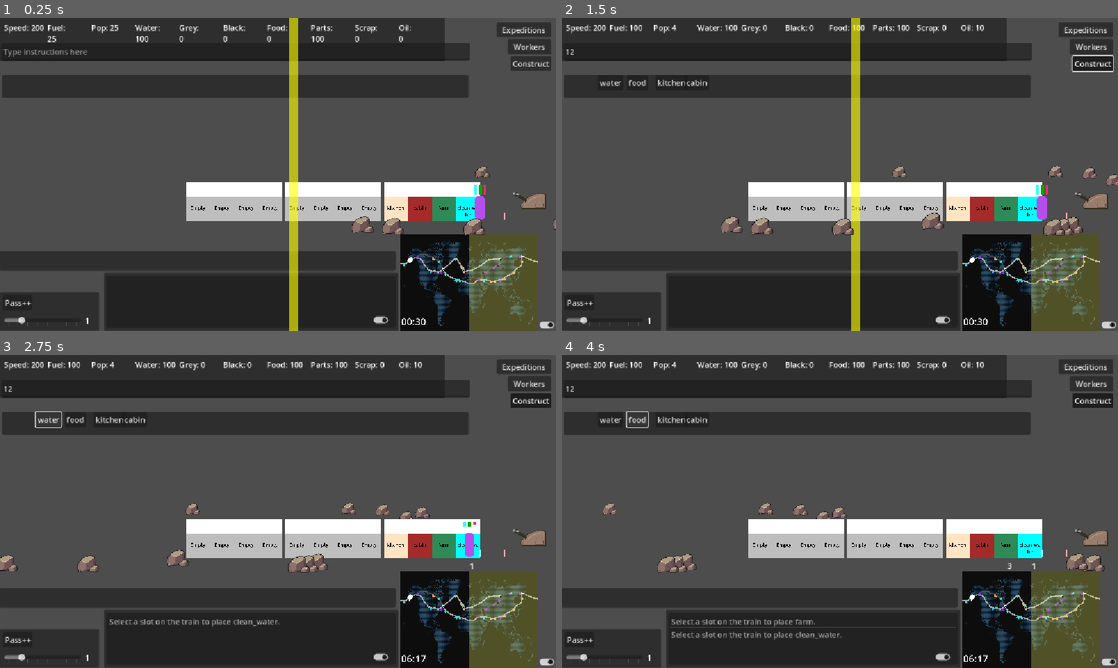
Above: before the commit, frames 1-4 (two rows, left to right).
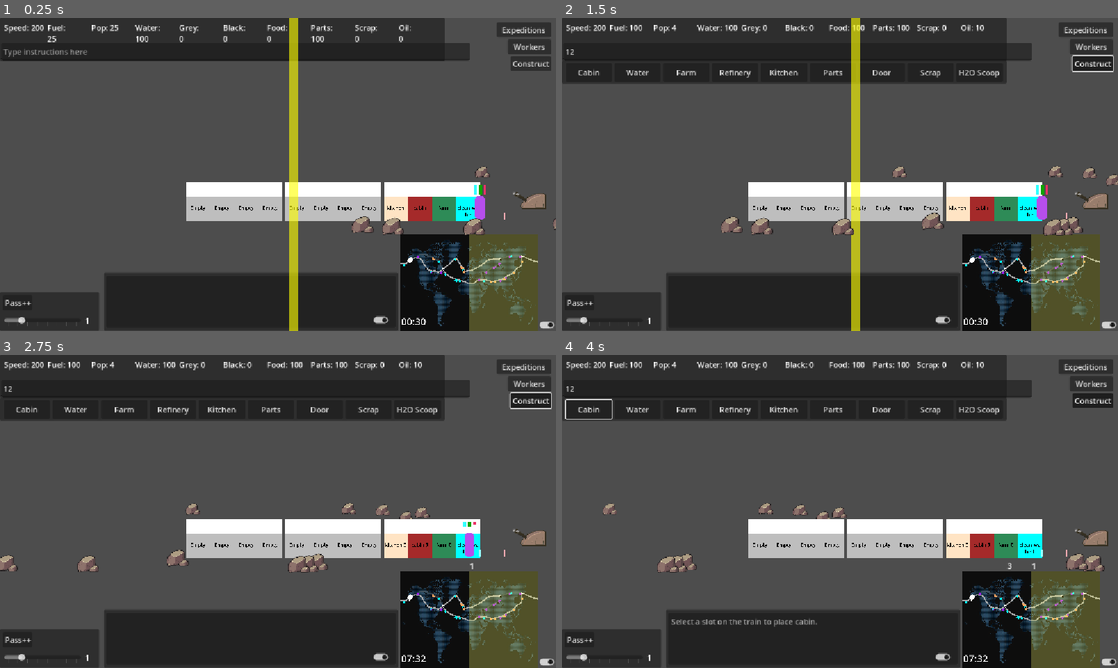
Above: after the commit, the same moments.

Repository: Sphinx111/ed_and_morgs_train_builder
Game: Godot game, scene res://Scenes/traincar.tscn
Same seed, same stepped clock (60 frames per second), same inputs: the game is played once before the commit and once after it.
Inputs (mouse positions are in pixels of both pictures, inside the frame that each line leads up to):
- Up to frame 1 (0.25 s): no input
- Up to frame 2 (1.5 s): click (795, 52) at 0.52 s; type "12" at 0.6 s; click "Construct" at 1.25 s
- Up to frame 3 (2.75 s): click (50, 420) at 2 s, where only the run before the commit has a clickable "water"
- Up to frame 4 (4 s): click (589, 408) at 2.75 s, where only the run after the commit has a clickable "Cabin"; click (639, 420) at 3.5 s, where only the run before the commit has a clickable "food"

The runs differ from the first frame. In frame 1, 10% of the frame differs, in the area x 0-85%, y 18-81%; in frame 2, 11%; in frame 3, 12%; in frame 4, 12%, in the area x 0-85%, y 13-98%.

Commit message:
Adjusting speed values for testing. Adding adjacency Bonuses
Adjusting speed of sun and scrap_arm collection speeds.
Morgue adding adjacency bonuses feature.
Bugfix for click-to-place modules.

Co-Authored-By: Morgan Dorian Trias <3975514+MorgueXIIV@users.noreply.github.com>

Diff:
--- a/Globals.gd
+++ b/Globals.gd
@@ -5,6 +5,9 @@
 const display_width = 1400 #1152
 const display_height = 648
 const resource_panel_width_percent : float = 80.0
+const resource_panel_height : float = 89.0
+const construction_panel_width_percent : float = 80.0
+const construction_panel_height : float = 47.0
 var game_tick : int = 0
 const tick_duration : float = 2.0
 
--- a/Helpers.gd
+++ b/Helpers.gd
@@ -47,7 +47,8 @@
 	if Globals.train_direction > 0: result = result * -1
 	return result
 
-## get a trainpost [carNum, moduleNum] from a local position (Vector2)
+## get a trainpos [carNum, moduleNum] from a local position (Vector2).
+## Position must be relative to PassengersManager, not the Train root node.
 func get_trainpos_from_coords(localPos : Vector2) -> Array[int]:
 	var offset_from_start : float = 0
 	offset_from_start = localPos.x
--- a/MapHandler.gd
+++ b/MapHandler.gd
@@ -14,7 +14,7 @@
 var sunradius : float = 512.0
 var sun_path_length : float = 2048.0
 var map_width : float = 1024.0
-var sunspeed : float = 1.2
+var sunspeed : float = 1.0
 
 func _ready():
 	mainRoute = get_node("MainRoute")
--- a/Modules/Producers/ProductionProvider.gd
+++ b/Modules/Producers/ProductionProvider.gd
@@ -16,7 +16,7 @@
 var inputType1 : String = ""	## Type of resource required to produce
 var input1_needed : float = 0.0     ## Amount of input type 1 to begin a production cycle
 var input1_from_map : bool = false  ## true if resource is taken from world map instead of train
-var max_speed : float = -1         ## If train speed is above this value, module does not produce
+var max_speed : float = 110         ## If train speed is above this value, module does not produce
 
 var inputType2 : String = ""	## Only set this if there is an inputType1
 var input2_needed : float = 0.0     ## Amount of input type 2 to begin a production cycle
--- a/Scenes/construction_panel.gd
+++ b/Scenes/construction_panel.gd
@@ -4,33 +4,69 @@
 
 signal placement_requested(module_type: String)
 
-const MODULE_TYPE_ALIASES: Dictionary = {
-	"water": "clean_water",
-	"food": "farm",
-	"kitchen": "kitchen",
-	"cabin": "cabin",
+const MODULE_DISPLAY_LABELS: Dictionary[String, String] = {
+	"clean_water": "Water",
+	"mech_parts": "Parts",
+	"farm": "Farm",
+	"scrap_arm": "Scrap",
+	"kitchen": "Kitchen",
+	"cabin": "Cabin",
+	"passenger_door": "Door",
+	"water_collector": "H2O Scoop",
+	"fuel_refinery": "Refinery",
 }
 
-var buttons: Array[Button] = []
+@onready var _module_buttons: HBoxContainer = $ModuleButtons
+
+var _buttons: Array[Button] = []
+
+
+func _ready() -> void:
+	apply_panel_layout()
+
+
+func apply_panel_layout() -> void:
+	anchor_left = 0.0
+	anchor_top = 0.0
+	anchor_right = Globals.construction_panel_width_percent / 100.0
+	anchor_bottom = 0.0
+	offset_left = 0.0
+	offset_top = Globals.resource_panel_height
+	offset_right = 0.0
+	offset_bottom = Globals.resource_panel_height + Globals.construction_panel_height
 
 
 func setup() -> void:
-	var button_list: Array[String] = ["water", "food", "kitchen", "cabin"]
-	for button_word in button_list:
+	teardown()
+	for module_type in _get_buildable_module_types():
 		var new_button := Button.new()
-		new_button.text = button_word
-		add_child(new_button)
-		buttons.append(new_button)
-		new_button.position.x = buttons.size() * 60 + 10
-		new_button.pressed.connect(press_button.bind(new_button.text))
+		new_button.text = _get_display_label(module_type)
+		new_button.size_flags_horizontal = Control.SIZE_EXPAND_FILL
+		new_button.size_flags_vertical = Control.SIZE_EXPAND_FILL
+		_module_buttons.add_child(new_button)
+		_buttons.append(new_button)
+		new_button.pressed.connect(_on_module_button_pressed.bind(module_type))
 
 
 func teardown() -> void:
-	for i in range(buttons.size() - 1, -1, -1):
-		buttons[i].queue_free()
-		buttons.remove_at(i)
+	for button in _buttons:
+		button.queue_free()
+	_buttons.clear()
 
 
-func press_button(button_text: String) -> void:
-	var module_type: String = MODULE_TYPE_ALIASES.get(button_text, button_text)
+func _on_module_button_pressed(module_type: String) -> void:
 	placement_requested.emit(module_type)
+
+
+func _get_buildable_module_types() -> Array[String]:
+	var module_types: Array[String] = []
+	for module_type in ModuleBase.build_cost.keys():
+		module_types.append(module_type)
+	module_types.sort()
+	return module_types
+
+
+func _get_display_label(module_type: String) -> String:
+	if MODULE_DISPLAY_LABELS.has(module_type):
+		return MODULE_DISPLAY_LABELS[module_type]
+	return module_type.replace("_", " ")
--- a/Scenes/resource_panel.gd
+++ b/Scenes/resource_panel.gd
@@ -37,7 +37,7 @@
 	offset_left = 0.0
 	offset_top = 0.0
 	offset_right = 0.0
-	offset_bottom = 89.0
+	offset_bottom = Globals.resource_panel_height
 
 
 func setup(train: Train) -> void:
--- a/Scenes/traincar.tscn
+++ b/Scenes/traincar.tscn
@@ -260,12 +260,23 @@
 text = "Expeditions"
 
 [node name="constructionPanel" type="Panel" parent="BasicUI"]
-layout_mode = 0
-offset_left = 4.0
-offset_top = 118.0
-offset_right = 971.0
-offset_bottom = 165.0
+visible = false
+layout_mode = 1
 script = ExtResource("4_o0k6p")
+
+[node name="ModuleButtons" type="HBoxContainer" parent="BasicUI/constructionPanel"]
+layout_mode = 1
+anchors_preset = 15
+anchor_right = 1.0
+anchor_bottom = 1.0
+offset_left = 8.0
+offset_top = 4.0
+offset_right = -8.0
+offset_bottom = -4.0
+grow_horizontal = 2
+grow_vertical = 2
+theme_override_constants/separation = 6
+alignment = 1
 
 [node name="construct" type="Button" parent="BasicUI"]
 layout_mode = 0
@@ -275,12 +286,6 @@
 offset_bottom = 110.0
 toggle_mode = true
 text = "Construct"
-
-[node name="selectCarPanel" type="Panel" parent="BasicUI"]
-layout_mode = 0
-offset_top = 483.0
-offset_right = 820.0
-offset_bottom = 523.0
 
 [node name="Train" type="Node2D" parent="."]
 position = Vector2(51, 340)
--- a/Train.gd
+++ b/Train.gd
@@ -54,7 +54,7 @@
 var target_speed : float = 200.00
 var engine_thrust : float = 20000.0
 var braking_force : float = 40000.0
-const fuel_per_tick : float = 1
+const fuel_per_tick : float = 0.03
 
 func _ready() -> void:
 	self.position.x = Globals.train_origin_x
--- a/basic_ui.gd
+++ b/basic_ui.gd
@@ -63,6 +63,7 @@
 func _on_viewport_size_changed() -> void:
 	set_anchors_and_offsets_preset(Control.PRESET_FULL_RECT)
 	resource_panel.apply_panel_width()
+	constructionPanel.apply_panel_layout()
 
 func _unhandled_input(event: InputEvent) -> void:
 	if pending_module_type == "":
@@ -78,8 +79,9 @@
 	add_thought("Select a slot on the train to place %s." % module_type)
 
 func _place_module_at_click(global_position: Vector2) -> void:
-	var train_local_pos: Vector2 = selectedTrain.to_local(global_position)
-	var train_pos: Array[int] = Helpers.get_trainpos_from_coords(train_local_pos)
+	# Match passenger/module coords: get_trainpos_from_coords expects PassengersManager-local space.
+	var placement_local_pos: Vector2 = selectedTrain.passengerManager.to_local(global_position)
+	var train_pos: Array[int] = Helpers.get_trainpos_from_coords(placement_local_pos)
 	selectedTrain.add_module(pending_module_type, train_pos[0], train_pos[1])
 	_clear_placement_mode()
 
--- a/module.gd
+++ b/module.gd
@@ -7,6 +7,7 @@
 var type : String = "empty"
 var sequence : int = 0
 var mass : float = 250.0
+var adjacencies : int = 0
 
 var enabled : bool = true
 
@@ -70,10 +71,12 @@
 
 # For modules which produce or consume resources unrelated to presence of customers
 func resource_tick():
+	if type == "empty":
+		return
+	$Label.text = "%s %d" % [type, adjacencies]
 	if enabled == false:
 		return
-	elif type == "empty":
-		return
+
 
 	if services.size() > 0:
 		serve_customers()
--- a/traincar.gd
+++ b/traincar.gd
@@ -57,9 +57,21 @@
 
 func add_module(type : String, slot : int):
 	modules[slot].set_type(type)
+	recalculateAdjacencies()
+
+# TODO: last slot seems to not get adjacencie bonuses test more then fix
+func recalculateAdjacencies():
+	for i in range(0,4):
+		modules[i].adjacencies = 0
+		var type=modules[i].type
+		if i>0 and modules[i-1].type == type :
+			modules[i].adjacencies += 1
+		if i<3 and modules[i+1].type== type :
+			modules[i].adjacencies += 1
 
 func remove_module(slot: int):
 	modules[slot].set_type("empty")
+	recalculateAdjacencies()
 
 func get_type_map(need_type_to_find : String) -> Array:
 	var result = [0,0,0,0]
